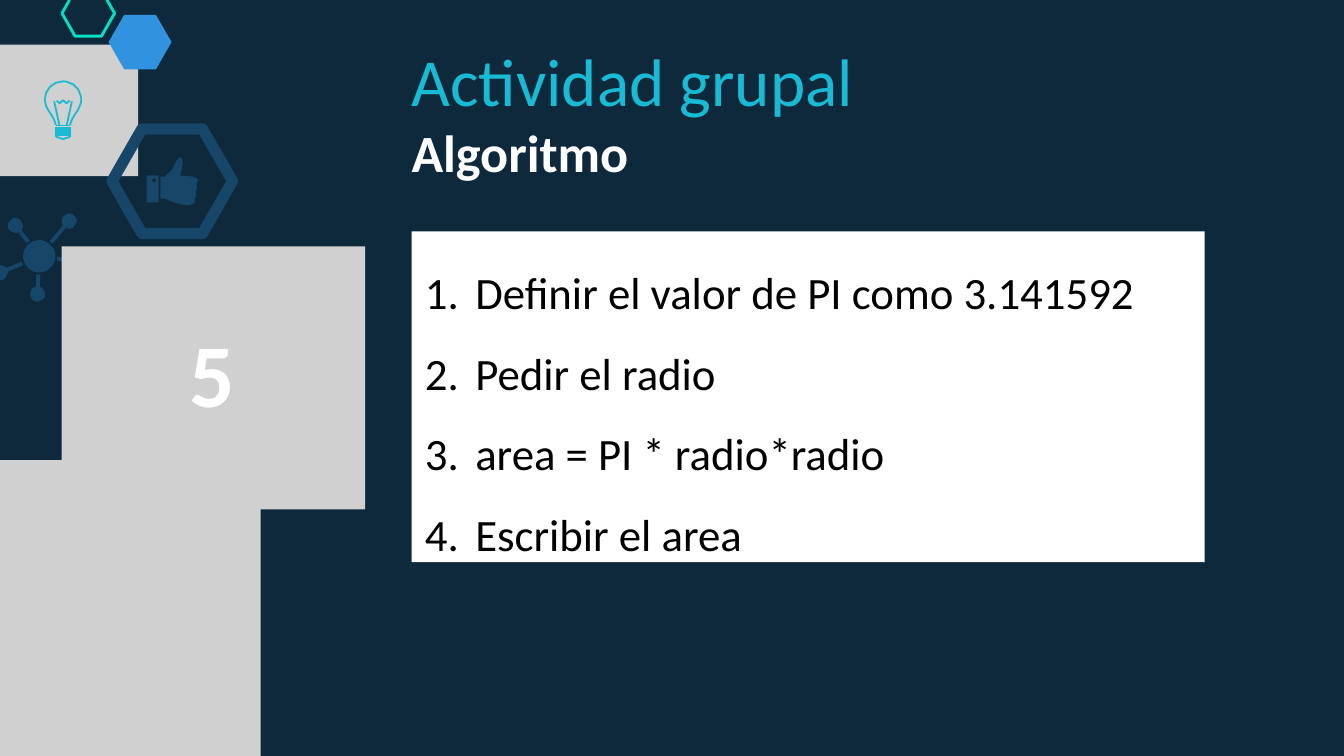
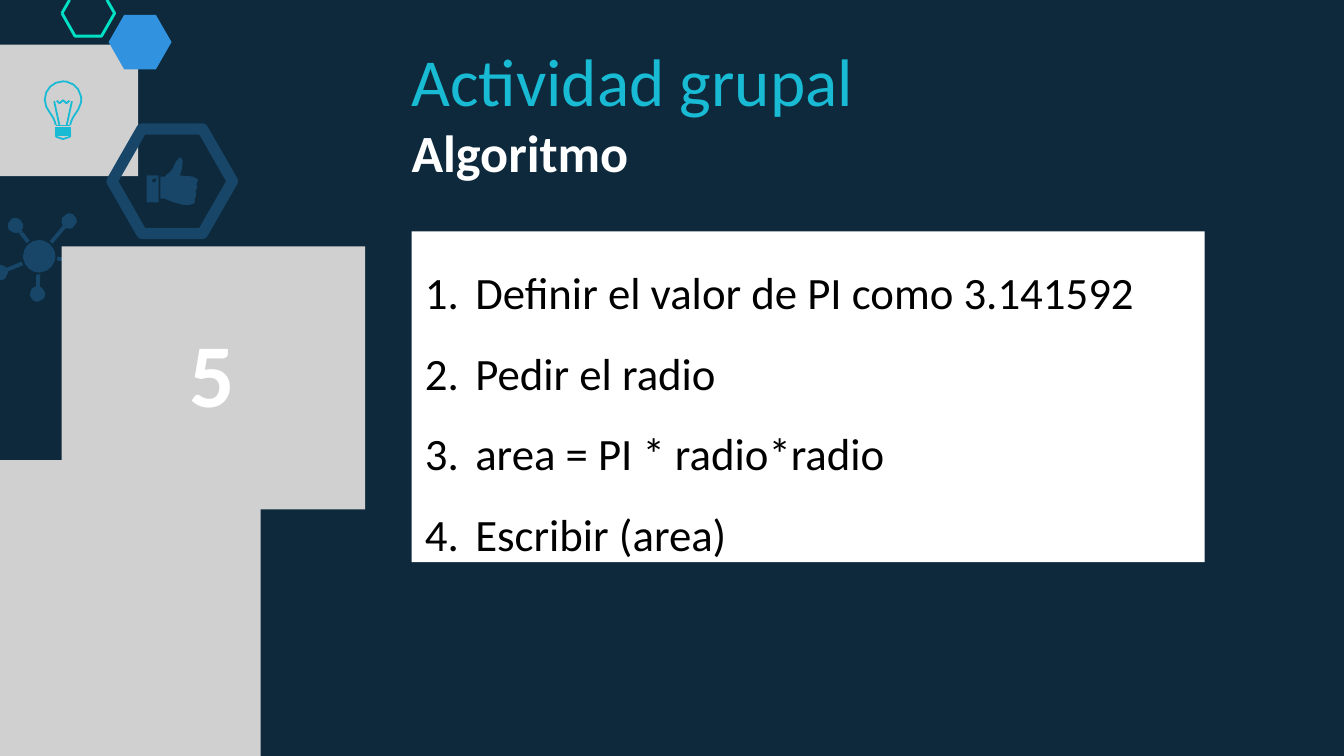
Before and after one commit to lizetheP/PensamientoC, a slide deck: slide 28 of calendario/documentos/2_ComponentesTipos.pptx. Drawn at 1344x756 pixels with LibreOffice and Linux fonts; fonts in the diff are those of the drawing; grey boxes stand for pictures. Boxes give left, top, right and bottom in pixels: in the first picture for what was removed or moved away, otherwise in the second. Text is boxed around its words. In the diff, an @@ line names an element or a change of style, - is before the commit and + after.

```diff
--- a/calendario/documentos/2_ComponentesTipos.pptx
+++ b/calendario/documentos/2_ComponentesTipos.pptx
@@ text in rectangle at (475, 518, 726, 563): text changed @@
-4. Escribir el area
+4. Escribir (area)
```
Also in this commit, not shown: 2 other slides changed, 3 other files.
